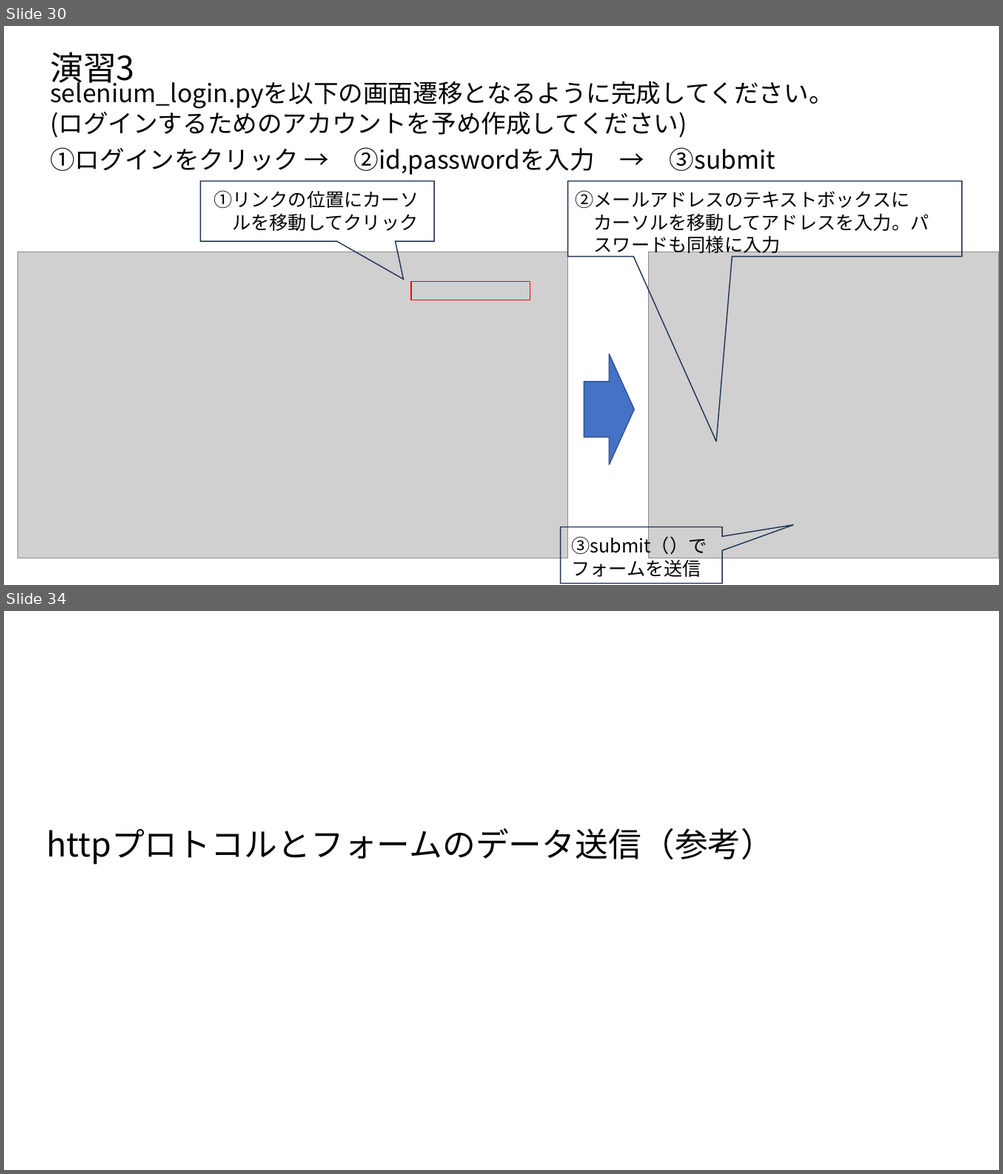
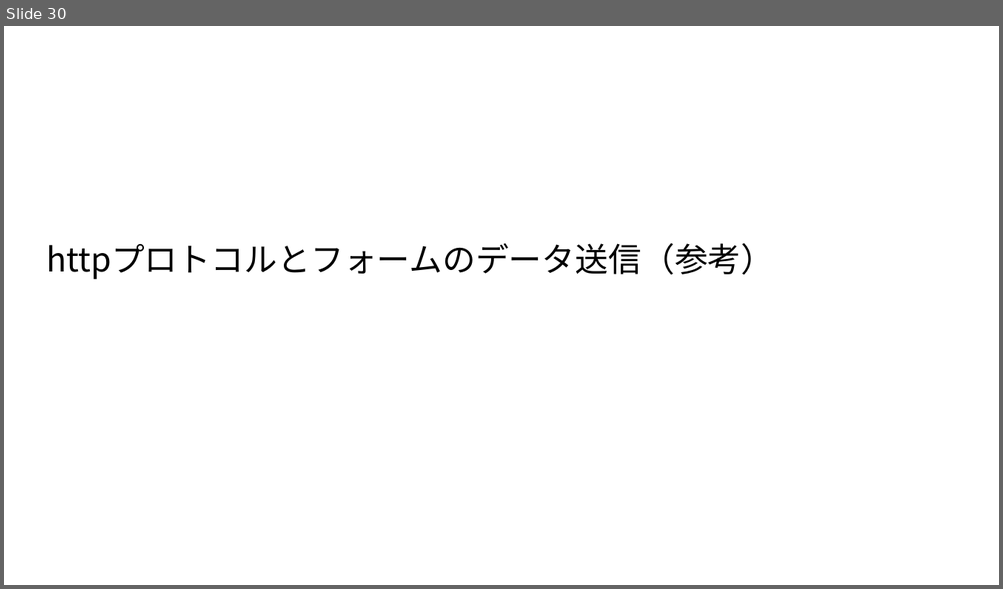
Before and after one commit to ueharaLab/bigdata7_selenium, a slide deck: bigdata6_selenium.pptx. Shown one above the other, each under a label of ours: slides 30 and 34 before the commit, slide 30 after it; the slides between them are not shown. The pictures are 1003x1174 and 1003x589 pixels, drawn with LibreOffice and Linux fonts; fonts in the diff are those of the drawing; grey boxes stand for pictures. Boxes give left, top, right and bottom in pixels: in the first picture for what was removed or moved away, otherwise in the second. Text is boxed around its words. In the diff, an @@ line names an element or a change of style, - is before the commit and + after.

```diff
--- a/bigdata6_selenium.pptx
+++ b/bigdata6_selenium.pptx
@@ slide 30 removed at (4,26,999,585), background #FFFFFF @@
@@ text removed at (50,52,135,88) @@
-演習3
@@ text removed at (50,77,833,138) @@
-selenium_login.pyを以下の画面遷移となるように完成してください。
-(ログインするためのアカウントを予め作成してください)
@@ text removed at (50,147,776,175) @@
-①ログインをクリック → ②id,passwordを入力 → ③submit
@@ speech box removed at (200,181,434,241) @@
@@ text removed at (213,190,418,231) @@
-①リンクの位置にカーソ
-ルを移動してクリック
@@ speech box removed at (568,181,962,257) @@
@@ text removed at (575,190,929,256) @@
-②メールアドレスのテキストボックスに
-カーソルを移動してアドレスを入力。パ
-スワードも同様に入力
@@ picture removed at (17,252,568,559) @@
@@ picture removed at (649,252,999,559) @@
@@ rectangle removed at (412,282,530,301) @@
@@ right arrow removed at (583,355,634,466) @@
@@ speech box removed at (560,528,723,584) @@
@@ text removed at (571,534,706,577) @@
-③submit（）でフォームを送信
@@ what was slide 34 is now slide 30 @@
```
Also in this commit, not shown: 10 slides changed, 1 slide added, 4 other slides removed, 25 other files.
